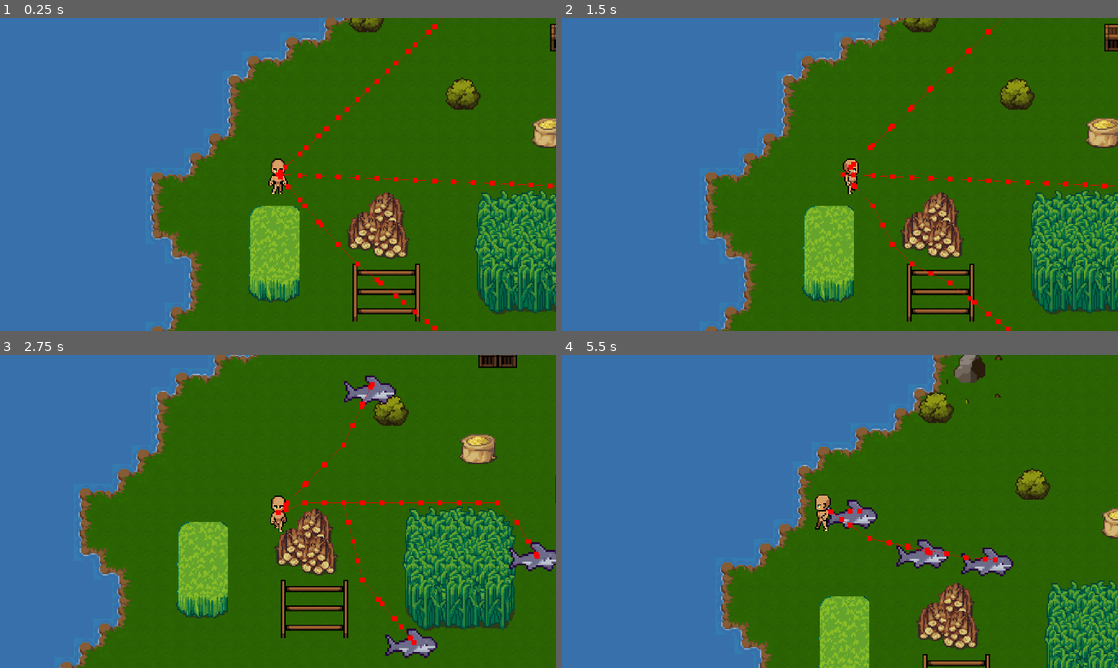
Above: before the commit, frames 1-4 (two rows, left to right).
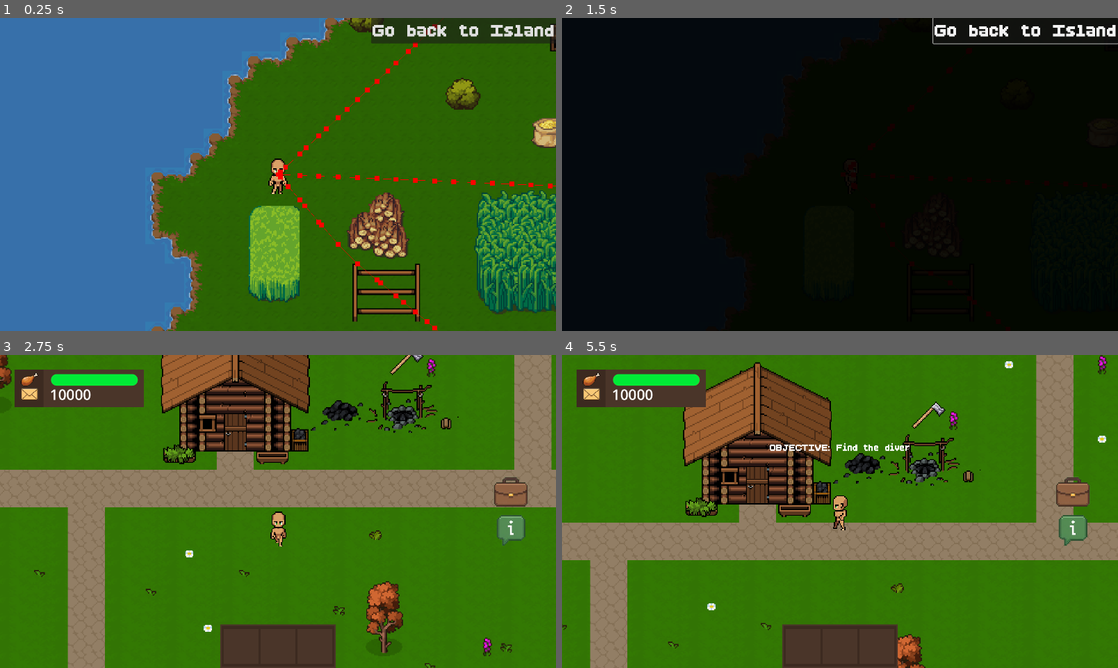
Above: after the commit, the same moments.

Repository: hoaxnt/envelhope-beta
Game: Godot game, scene res://Scenes/minigames/island/path_finding/forest_chase.tscn
The game is run twice, just before and just after one commit, with the same random seed, the same clock (stepped at 60 frames per second) and the same inputs. This scene is started directly instead of the project's main scene.
Inputs (mouse positions are in pixels of both pictures, inside the frame that each line leads up to):
- Up to frame 1 (0.25 s): no input
- Up to frame 2 (1.5 s): click (1023, 30) at 0.5 s, where only the run after the commit has a clickable "Go back to Island"; move the mouse to (962, 158) at 1.27 s; hold Right (ui_right) from 1.28 s (still down); hold E (interact) from 1.28 s (still down); click (962, 158) at 1.42 s
- Up to frame 3 (2.75 s): move the mouse to (166, 527) at 2.02 s; release Right (ui_right) at 2.03 s; release E (interact) at 2.03 s; hold Down (ui_down) from 2.03 s (still down); tap E (interact) at 2.1 s
- Up to frame 4 (5.5 s): move the mouse to (895, 442) at 2.77 s; release Down (ui_down) at 2.78 s; hold Right (ui_right) 2.78-3.53 s; hold Q (show_objective) 2.78-3.53 s; tap E (interact) at 3.05, 3.8, 5.1 s; move the mouse to (812, 574) at 3.52 s; hold Up (ui_up) 3.53-4.28 s; tap Shift at 3.6 s; click (812, 574) at 3.67 s; move the mouse to (1006, 558) at 4.27 s; hold E (interact) 4.28-5.03 s; hold Left (ui_left) from 4.28 s (still down); move the mouse to (673, 464) at 5.02 s

The runs differ from the first frame. In frame 1, 2.7% of the frame differs, in the area x 66-100%, y 0-9%; in frame 2, 100%, in the area x 0-100%, y 0-100%; in frame 3, 66%; in frame 4, 72%.

Commit message:
minor fix

Diff:
--- a/Scenes/characters/npc_island/balancer.tscn
+++ b/Scenes/characters/npc_island/balancer.tscn
@@ -56,6 +56,7 @@
 
 [node name="HeadText" type="Label" parent="."]
 visible = false
+z_index = 4
 anchors_preset = 8
 anchor_left = 0.5
 anchor_top = 0.5
--- a/Scenes/characters/player.tscn
+++ b/Scenes/characters/player.tscn
@@ -8,15 +8,14 @@
 [ext_resource type="Texture2D" uid="uid://bqdk1wyu2bukv" path="res://assets/characters/player/walk/walk_down.png" id="5_6eyoc"]
 [ext_resource type="Texture2D" uid="uid://oiw8mnm1leuq" path="res://assets/characters/player/walk/walk_up.png" id="7_eojnx"]
 [ext_resource type="FontFile" uid="uid://brajnm0fevmq0" path="res://assets/fonts/BoldPixels.ttf" id="8_eojnx"]
-[ext_resource type="AudioStream" uid="uid://cwidlkn7dadus" path="res://assets/sfx/tree_cut.wav" id="9_8liwr"]
 
 [sub_resource type="CapsuleShape2D" id="CapsuleShape2D_kqtwu"]
 radius = 7.0
 height = 16.0
 
 [sub_resource type="CapsuleShape2D" id="CapsuleShape2D_6eyoc"]
-radius = 12.0
-height = 34.0
+radius = 16.0
+height = 36.0
 
 [sub_resource type="AtlasTexture" id="AtlasTexture_eojnx"]
 atlas = ExtResource("2_dyp2m")
@@ -303,8 +302,5 @@
 vertical_alignment = 1
 metadata/_edit_lock_ = true
 
-[node name="AudioStreamPlayer-CHOP" type="AudioStreamPlayer2D" parent="."]
-stream = ExtResource("9_8liwr")
-
 [connection signal="body_entered" from="Area2D" to="." method="_on_interaction_zone_body_entered"]
 [connection signal="body_exited" from="Area2D" to="." method="_on_interaction_zone_body_exited"]
--- a/Scenes/minigames/island/path_finding/forest_chase.tscn
+++ b/Scenes/minigames/island/path_finding/forest_chase.tscn
@@ -1,9 +1,10 @@
-[gd_scene load_steps=5 format=3 uid="uid://div7ydoq1p075"]
+[gd_scene load_steps=6 format=3 uid="uid://div7ydoq1p075"]
 
 [ext_resource type="Script" uid="uid://bekjhavxrhjs4" path="res://scripts/minigames/island/forest_chase.gd" id="1_up5be"]
 [ext_resource type="TileSet" uid="uid://fllsjbq3dcqo" path="res://resources/forest_chase.tres" id="2_2fvmu"]
 [ext_resource type="PackedScene" uid="uid://4h22a7hemgyb" path="res://scenes/characters/player.tscn" id="3_bb1g6"]
 [ext_resource type="PackedScene" uid="uid://kmecuta4qy01" path="res://scenes/minigames/island/path_finding/enemy.tscn" id="4_2fvmu"]
+[ext_resource type="FontFile" uid="uid://brajnm0fevmq0" path="res://assets/fonts/BoldPixels.ttf" id="5_d2xei"]
 
 [node name="World" type="Node2D"]
 script = ExtResource("1_up5be")
@@ -37,3 +38,18 @@
 [node name="Enemy3" parent="." node_paths=PackedStringArray("player") instance=ExtResource("4_2fvmu")]
 position = Vector2(331, -231)
 player = NodePath("../Player")
+
+[node name="CanvasLayer" type="CanvasLayer" parent="."]
+
+[node name="ReturnButton" type="Button" parent="CanvasLayer"]
+anchors_preset = 1
+anchor_left = 1.0
+anchor_right = 1.0
+offset_left = -8.0
+offset_bottom = 8.0
+grow_horizontal = 0
+theme_override_fonts/font = ExtResource("5_d2xei")
+theme_override_font_sizes/font_size = 80
+text = "Go back to Island"
+
+[connection signal="pressed" from="CanvasLayer/ReturnButton" to="." method="_on_return_button_pressed"]
--- a/Scenes/minigames/island/pearl_diving.tscn
+++ b/Scenes/minigames/island/pearl_diving.tscn
@@ -2748,99 +2748,137 @@
 drag_left_margin = 1.0
 
 [node name="pearl" parent="." instance=ExtResource("5_4x152")]
-position = Vector2(88, 453)
+position = Vector2(15, 366)
 
 [node name="pearl2" parent="." instance=ExtResource("5_4x152")]
-position = Vector2(238, 455)
+position = Vector2(236, 469)
 
 [node name="pearl3" parent="." instance=ExtResource("5_4x152")]
-position = Vector2(381, 447)
+position = Vector2(396, 337)
 
 [node name="pearl4" parent="." instance=ExtResource("5_4x152")]
-position = Vector2(616, 409)
+position = Vector2(661, 288)
 
 [node name="pearl5" parent="." instance=ExtResource("5_4x152")]
-position = Vector2(528, 461)
+position = Vector2(661, 449)
 
 [node name="fish_obstacle" parent="." instance=ExtResource("7_wrw2s")]
-position = Vector2(636, 248)
-speed = 600.0
+position = Vector2(76, 435)
+speed = 100.0
 move_range = Rect2(0, 200, 700, 400)
 
 [node name="fish_obstacle2" parent="." instance=ExtResource("7_wrw2s")]
-position = Vector2(330, 422)
-speed = 600.0
+position = Vector2(336, 434)
+speed = 100.0
 move_range = Rect2(0, 200, 700, 400)
 
 [node name="fish_obstacle3" parent="." instance=ExtResource("7_wrw2s")]
-position = Vector2(594, 398)
-speed = 600.0
-move_range = Rect2(0, 200, 700, 300)
+position = Vector2(503, 430)
+speed = 100.0
+move_range = Rect2(0, 200, 700, 400)
+
+[node name="fish_obstacle4" parent="." instance=ExtResource("7_wrw2s")]
+position = Vector2(678, 430)
+speed = 100.0
+move_range = Rect2(0, 200, 700, 400)
+
+[node name="fish_obstacle5" parent="." instance=ExtResource("7_wrw2s")]
+position = Vector2(414, 435)
+speed = 100.0
+move_range = Rect2(0, 200, 700, 400)
 
 [node name="CanvasLayer" type="CanvasLayer" parent="."]
-scale = Vector2(2.8, 2.8)
-transform = Transform2D(2.8, 0, 0, 2.8, 0, 0)
-
-[node name="PearlLabel" type="Label" parent="CanvasLayer"]
-offset_left = 58.571426
-offset_top = 19.642859
-offset_right = 138.57143
-offset_bottom = 42.64286
-theme_override_fonts/font = ExtResource("7_grp83")
-text = "Pearls : 0"
-
-[node name="Sprite2D" type="TextureRect" parent="CanvasLayer"]
-offset_left = 32.14286
-offset_top = 16.785715
-offset_right = 101.68833
-offset_bottom = 86.33118
-scale = Vector2(0.32352942, 0.3)
+
+[node name="MarginContainer" type="MarginContainer" parent="CanvasLayer"]
+anchors_preset = 10
+anchor_right = 1.0
+offset_bottom = 100.0
+grow_horizontal = 2
+theme_override_constants/margin_left = 100
+theme_override_constants/margin_top = 50
+theme_override_constants/margin_right = 100
+
+[node name="HBoxContainer" type="HBoxContainer" parent="CanvasLayer/MarginContainer"]
+layout_mode = 2
+theme_override_constants/separation = 25
+
+[node name="Sprite2D" type="TextureRect" parent="CanvasLayer/MarginContainer/HBoxContainer"]
+custom_minimum_size = Vector2(100, 100)
+layout_mode = 2
 texture = ExtResource("6_qpj22")
 expand_mode = 1
 
+[node name="PearlLabel" type="Label" parent="CanvasLayer/MarginContainer/HBoxContainer"]
+layout_mode = 2
+theme_override_fonts/font = ExtResource("7_grp83")
+theme_override_font_sizes/font_size = 80
+text = "Pearls : 0"
+
+[node name="TimerLabel" type="Label" parent="CanvasLayer/MarginContainer/HBoxContainer"]
+layout_mode = 2
+size_flags_horizontal = 10
+theme_override_fonts/font = ExtResource("7_grp83")
+theme_override_font_sizes/font_size = 80
+text = "Time : 60"
+
+[node name="SpawnTimer" type="Timer" parent="CanvasLayer/MarginContainer/HBoxContainer"]
+autostart = true
+
 [node name="Control" type="Control" parent="CanvasLayer"]
+process_mode = 3
 layout_mode = 3
-anchors_preset = 0
-offset_right = 40.0
-offset_bottom = 40.0
-
-[node name="GameOverText" type="Label" parent="CanvasLayer/Control"]
-layout_mode = 0
-offset_left = 287.85715
-offset_top = 152.14285
-offset_right = 374.85715
-offset_bottom = 176.14285
+anchors_preset = 15
+anchor_right = 1.0
+anchor_bottom = 1.0
+grow_horizontal = 2
+grow_vertical = 2
+
+[node name="HBoxContainer" type="HBoxContainer" parent="CanvasLayer/Control"]
+layout_mode = 1
+anchors_preset = 8
+anchor_left = 0.5
+anchor_top = 0.5
+anchor_right = 0.5
+anchor_bottom = 0.5
+offset_left = -194.5
+offset_top = -32.0
+offset_right = 194.5
+offset_bottom = 32.0
+grow_horizontal = 2
+grow_vertical = 2
+alignment = 1
+
+[node name="VBoxContainer" type="VBoxContainer" parent="CanvasLayer/Control/HBoxContainer"]
+layout_mode = 2
+theme_override_constants/separation = 44
+alignment = 1
+
+[node name="GameOverText" type="Label" parent="CanvasLayer/Control/HBoxContainer/VBoxContainer"]
+layout_mode = 2
 theme_override_fonts/font = ExtResource("7_grp83")
-text = "GAME OVER!"
-
-[node name="FinalScoreLabel" type="Label" parent="CanvasLayer/Control"]
-layout_mode = 0
-offset_left = 267.0
-offset_top = 177.85715
-offset_right = 405.0
-offset_bottom = 200.85715
+theme_override_font_sizes/font_size = 150
+text = "GAME OVER"
+horizontal_alignment = 1
+
+[node name="FinalScoreLabel" type="Label" parent="CanvasLayer/Control/HBoxContainer/VBoxContainer"]
+layout_mode = 2
 theme_override_fonts/font = ExtResource("7_grp83")
+theme_override_font_sizes/font_size = 80
 text = "TOTAL PEARLS : 0 "
-
-[node name="RestartButton" type="Button" parent="CanvasLayer/Control"]
-layout_mode = 0
-offset_left = 269.64285
-offset_top = 211.78572
-offset_right = 395.64285
-offset_bottom = 242.78572
+horizontal_alignment = 1
+
+[node name="RestartButton" type="Button" parent="CanvasLayer/Control/HBoxContainer/VBoxContainer"]
+layout_mode = 2
+focus_mode = 0
 theme_override_fonts/font = ExtResource("7_grp83")
-text = "Return to Island"
-
-[node name="SpawnTimer" type="Timer" parent="CanvasLayer"]
-autostart = true
-
-[node name="TimerLabel" type="Label" parent="CanvasLayer/SpawnTimer"]
-offset_left = 597.0
-offset_top = 18.0
-offset_right = 667.0
-offset_bottom = 41.0
-theme_override_fonts/font = ExtResource("7_grp83")
-text = "Time : 60"
+theme_override_font_sizes/font_size = 80
+text = "  Return to Island  "
+
+[node name="Button" type="Button" parent="CanvasLayer/Control/HBoxContainer/VBoxContainer"]
+visible = false
+layout_mode = 2
+theme_override_font_sizes/font_size = 66
+text = "Restart"
 
 [node name="StaticBody2D" type="StaticBody2D" parent="."]
 
@@ -2856,5 +2894,6 @@
 [node name="CollisionShape2D4" type="CollisionShape2D" parent="StaticBody2D"]
 shape = SubResource("SegmentShape2D_ti6lt")
 
-[connection signal="pressed" from="CanvasLayer/Control/RestartButton" to="." method="_on_restart_button_pressed"]
-[connection signal="timeout" from="CanvasLayer/SpawnTimer" to="." method="_on_spawn_timer_timeout"]
+[connection signal="timeout" from="CanvasLayer/MarginContainer/HBoxContainer/SpawnTimer" to="." method="_on_spawn_timer_timeout"]
+[connection signal="pressed" from="CanvasLayer/Control/HBoxContainer/VBoxContainer/RestartButton" to="." method="_on_restart_button_pressed"]
+[connection signal="pressed" from="CanvasLayer/Control/HBoxContainer/VBoxContainer/Button" to="." method="_on_button_pressed"]
--- a/Scripts/autoloads/game_data.gd
+++ b/Scripts/autoloads/game_data.gd
@@ -47,7 +47,7 @@
 		"dialogue": {
 			"1": "Our ancestors used to dive for pearls and make beautiful accessories out of it",
 			"2": "Isn't it amazing?",
-			"3": "Umalis kana nga sa harap ko tanginamo!",
+			"3": "Maybe not Hahaha!",
 		}
 	},
 	"current_objective": "none",
--- a/Scripts/characters/player_pearldiving.gd
+++ b/Scripts/characters/player_pearldiving.gd
@@ -2,7 +2,7 @@
 
 var game_manager: Node2D
 
-const SPEED = 300.0
+const SPEED = 80.0
 const ACCELERATION = 20.0
 
 func _ready() -> void:
--- a/Scripts/minigames/island/forest_chase.gd
+++ b/Scripts/minigames/island/forest_chase.gd
@@ -1,9 +1,9 @@
 extends Node2D
-#
+
 ## --- Configuration ---
-#const TILE_SIZE: int = 64 # Must match the TileMap's cell size
-#const WALL_TILE_ID: int = 1 # The ID of your wall tile in the TileSet
-#const START_TILE_ID: int = 2 # An arbitrary ID for drawing the start point
+#const TILE_SIZE: int = 64
+#const WALL_TILE_ID: int = 1
+#const START_TILE_ID: int = 2
 #const END_TILE_ID: int = 3   # An arbitrary ID for drawing the end point
 #const PATH_TILE_ID: int = 4  # An arbitrary ID for drawing the path
 #
@@ -190,3 +190,8 @@
 						#status_label.set("theme_override_colors/font_color", Color.GREEN)
 				#"info":
 						#status_label.set("theme_override_colors/font_color", Color.BLUE)
+
+
+func _on_return_button_pressed() -> void:
+	Transition.transition_to_scene("res://scenes/chapters/chapter_1.tscn")
+	pass # Replace with function body.
--- a/Scripts/minigames/island/pearl_diving.gd
+++ b/Scripts/minigames/island/pearl_diving.gd
@@ -1,10 +1,10 @@
 extends Node2D
 
 @onready var game_over_panel = $CanvasLayer/Control
-@onready var timer_label = $CanvasLayer/SpawnTimer/TimerLabel
-@onready var pearl_label = $CanvasLayer/PearlLabel
-@onready var restart_button = $CanvasLayer/Control/RestartButton
-@onready var final_score_label = $CanvasLayer/Control/FinalScoreLabel
+@onready var timer_label = $CanvasLayer/MarginContainer/HBoxContainer/TimerLabel
+@onready var pearl_label = $CanvasLayer/MarginContainer/HBoxContainer/PearlLabel
+@onready var restart_button = $CanvasLayer/Control/HBoxContainer/VBoxContainer/RestartButton
+@onready var final_score_label = $CanvasLayer/Control/HBoxContainer/VBoxContainer/FinalScoreLabel
 
 var initial_time: float = 60.0
 var time_left: float = initial_time
@@ -12,8 +12,8 @@
 var game_active: bool = true
 
 func _ready() -> void:
+
 	game_over_panel.hide()
-
 	_update_ui()
 
 	if restart_button:
@@ -55,8 +55,14 @@
 	game_over_panel.show()
 
 	if final_score_label:
-		final_score_label.text = "GAME OVER\nCollected Pearls: %d" % pearl_count
+		final_score_label.text = "TOTAL PEARLS : %d" % pearl_count
 
 func _on_restart_button_pressed() -> void:
 	get_tree().paused = false
 	Transition.transition_to_scene("res://scenes/chapters/chapter_1.tscn")
+
+
+func _on_button_pressed() -> void:
+	#get_tree().reload_current_scene()
+	Transition.transition_to_scene("res://scenes/minigames/island/pearl_diving.tscn")
+	pass # Replace with function body.
Not shown: 1 places in Scenes/characters/player.tscn that only renumber resources
